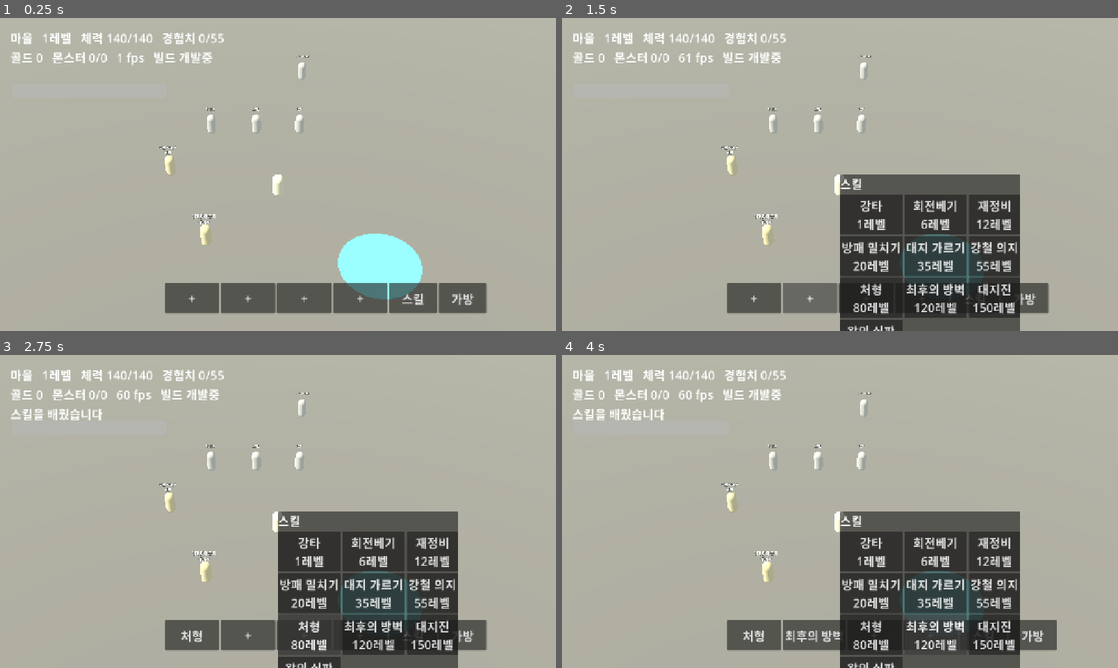
Above: before the commit, frames 1-4 (two rows, left to right).
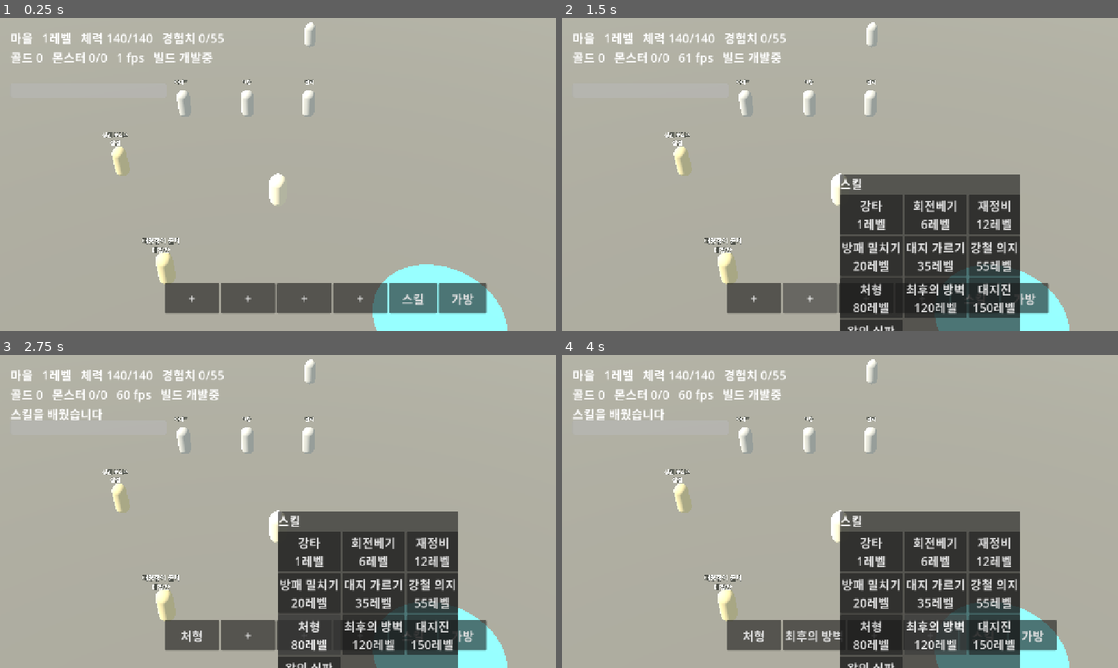
Above: after the commit, the same moments.

Repository: gogoalswo/MMORPG
Game: Godot game, scene res://main.tscn
Two runs of this game, one before a commit and one after it. Both use one fixed random seed, a clock stepped at 60 frames per second and the inputs below.
Inputs:
- Up to frame 1 (0.25 s): no input
- Up to frame 2 (1.5 s): click "+" at 0.5 s; click "+" at 1.25 s
- Up to frame 3 (2.75 s): click "+" at 2 s
- Up to frame 4 (4 s): click "처형" at 2.75 s; click "+" at 3.5 s

The runs differ from the first frame. In frame 1, 7.3% of the frame differs, in the area x 18-92%, y 1-100%; in frame 2, 3.8%; in frame 3, 3.8%; in frame 4, 3.8%.

Commit message:
카메라를 1.5배 가깝게 — 거리 40 -> 26.7
각도(피치 42·요 45)와 FOV 30 은 그대로다. 화면 세로 21.4m -> 14.3m.

Co-Authored-By: Claude Opus 5 <noreply@anthropic.com>
Claude-Session: https://claude.ai/code/session_01FWZ5o5cfGG3ogQzQN9Uxud

Diff:
--- a/godot/game/camera_rig.gd
+++ b/godot/game/camera_rig.gd
@@ -13,8 +13,11 @@
 const YAW := PI / 4
 const PITCH := 42.0
 
-## 초점까지의 거리. FOV 30 과 맞물려 화면 세로가 약 21m 잡힌다
-const DISTANCE := 40.0
+## 초점까지의 거리.
+##
+## 웹 클라는 40 인데 **1.5배 가깝게** 당겼다 (2026-09-17 요청). FOV 30 과 맞물려
+## 화면 세로가 21.4m → 14.3m 이 된다. 각도(피치 42·요 45)는 그대로다
+const DISTANCE := 40.0 / 1.5
 
 ## **캐릭터 원점은 발밑이다.** 가슴 높이를 봐야 가까이 당겨도 머리가 안 잘린다
 const FOCUS_HEIGHT := 1.0
--- a/godot/tests/camera_test.gd
+++ b/godot/tests/camera_test.gd
@@ -27,9 +27,11 @@
 
 
 func _case_values() -> void:
+	# 각도는 웹 클라와 같아야 한다
 	_eq("피치", CameraRig.PITCH, 42.0)
 	_eq("요", CameraRig.YAW, PI / 4)
-	_eq("거리", CameraRig.DISTANCE, 40.0)
+	# 거리만 웹(40)에서 1.5배 당겼다
+	_eq("거리", CameraRig.DISTANCE, 40.0 / 1.5, 1e-3)
 
 
 func _run_scene() -> void:
@@ -57,11 +59,11 @@
 	# 45도에서 본다 = 가로·세로 치우침이 같다
 	_eq("요 45도", offset.x, offset.z, 0.05)
 
-	# FOV 30 · 거리 40 이면 화면 세로가 약 21m 다. 고도 기본 FOV 75 였을 때는
-	# 61m 라 존(92m)의 3분의 2가 한 화면에 들어왔다 — "멀리까지 보인다" 의 원인
+	# 좁은 FOV 가 쿼터뷰의 핵심이다. 고도 기본 FOV(75)로 두면 원근이 살아나
+	# 지평선까지 보인다 — "멀리까지 보인다" 의 원인이었다
 	var visible_h := 2.0 * CameraRig.DISTANCE * tan(deg_to_rad(cam.fov) / 2.0)
-	if absf(visible_h - 21.4) > 0.3:
-		_fail("화면 세로가 21.4m 여야 하는데 %.1fm" % visible_h)
+	if absf(visible_h - 14.3) > 0.3:
+		_fail("화면 세로가 14.3m 여야 하는데 %.1fm" % visible_h)
 	else:
 		print("  카메라: 내려보기 %.0f도 · 거리 %.0fm · FOV %.0f -> 화면 세로 %.1fm" % [
 			down, offset.length(), cam.fov, visible_h
Not shown, changed: docs/features/godot-migration.md
